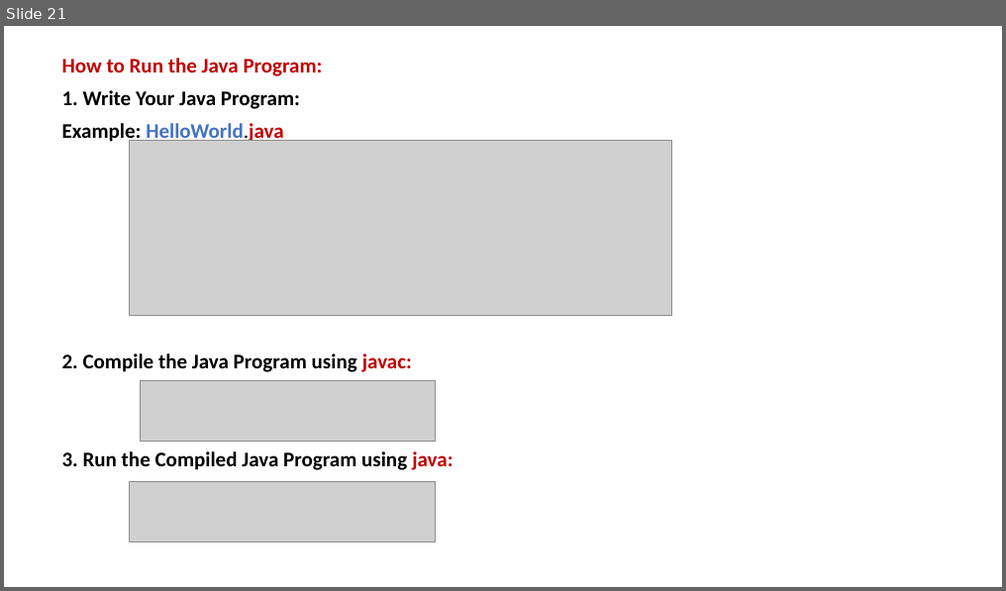
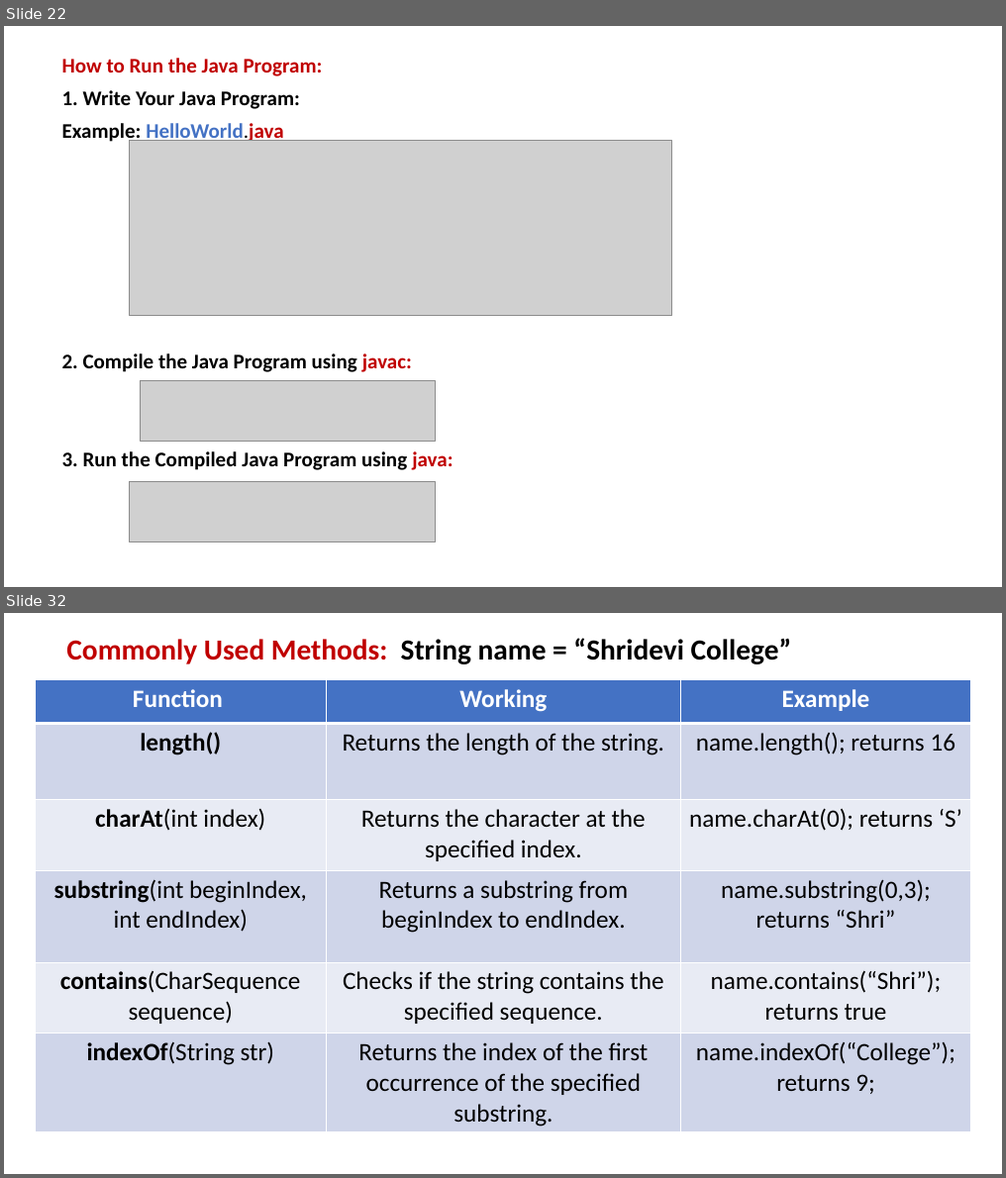
Before and after one commit to PRAMOD-VISHNU-NAIK/MCA-2nd-Sem-Shridevi-College, a slide deck: Theory Class-Notes/Java MCA-2.pptx. Shown one above the other, each under a label of ours: slide 21 before the commit, slides 22 and 32 after it; the slides between them are not shown. The pictures are 1006x591 and 1006x1178 pixels, drawn with LibreOffice and Linux fonts; fonts in the diff are those of the drawing; grey boxes stand for pictures. Boxes give left, top, right and bottom in pixels: in the first picture for what was removed or moved away, otherwise in the second. Text is boxed around its words. In the diff, an @@ line names an element or a change of style, - is before the commit and + after.

```diff
--- a/Theory Class-Notes/Java MCA-2.pptx
+++ b/Theory Class-Notes/Java MCA-2.pptx
@@ slide 32 added at (4,613,1002,1174), background #FFFFFF @@
@@ text added at (66,638,792,664), 28 pt, text #000000, bold @@
+Commonly Used Methods: String name = “Shridevi College”
@@ table added at (36,680,971,1131), 6 rows, 3 columns @@
+Function | Working | Example
+length() | Returns the length of the string. | name.length(); returns 16
+charAt(int index) | Returns the character at the specified index. | name.charAt(0); returns ‘S’
+substring(int beginIndex, int endIndex) | Returns a substring from beginIndex to endIndex. | name.substring(0,3); returns “Shri”
+contains(CharSequence sequence) | Checks if the string contains the specified sequence. | name.contains(“Shri”); returns true
+indexOf(String str) | Returns the index of the first occurrence of the specified substring. | name.indexOf(“College”); / returns 9;
@@ what was slide 21 is now slide 22 @@
```
Also in this commit, not shown: 3 slides changed, 17 other slides added, 2 other files.
